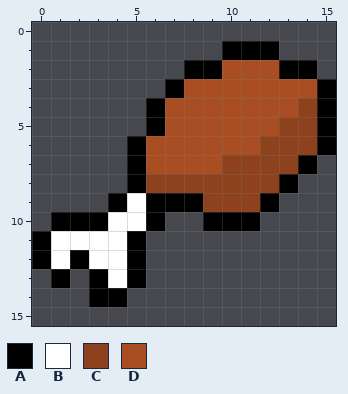
Two states of a pixel-art sprite, HackYeah2022_GameJam/Assets/Objects/ResourcesIcons/ResourceIcon_2.png. That is the earlier state.
The file is 16x16 pixels.
Palette (. is transparent): A #000000  B #ffffff  C #8d411d  D #a84e22
Pixels before, first column x 0:
 1 ..........AAA...
 2 ........AADDDAA.
 3 .......ADDDDDDDA
 4 ......ADDDDDDDCA
 5 ......ADDDDDDCCA
 6 .....ADDDDDDCCCA
 7 .....ADDDDCCCCA.
 8 .....ACCCCCCCA..
 9 ....ABAAACCCA...
10 .AAABBA..AAA....
11 ABBBBA..........
12 ABABBA..........
13 .A.ABA..........
14 ...AA...........
New version:
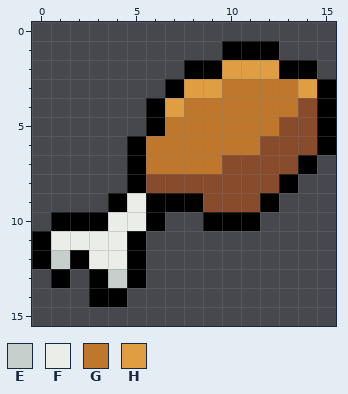
Colours new in this view: E #c7cfcc  F #ebede9  G #be772b  H #de9e41
Edits made:
colour C: #8d411d -> #884b2b
y 2: x 10..12 DDD -> HHH
y 3: x 8..14 DDDDDDD -> HHGGGGH
y 4: x 7..13 DDDDDDD -> HGGGGGG
y 5: x 7..12 DDDDDD -> GGGGGG
y 6: x 6..11 DDDDDD -> GGGGGG
y 7: x 6..9 DDDD -> GGGG
y 9: x 5 B -> F
y 10: x 4..5 BB -> FF
y 11: x 1..4 BBBB -> FFFF
y 12: x 1 B -> E; x 3..4 BB -> FF
y 13: x 4 B -> E
Changed places in both pictures, as pixel boxes (x1, y1, x2, y2):
changed: (51, 60, 317, 288)
